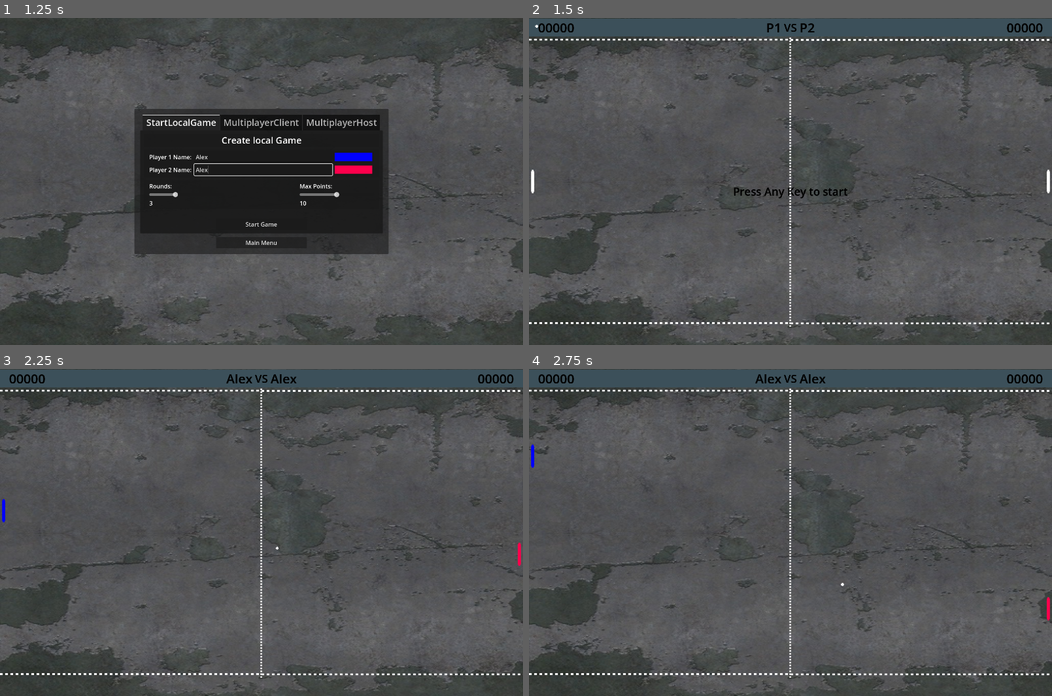
Above: before the commit, frames 1-4 (two rows, left to right).
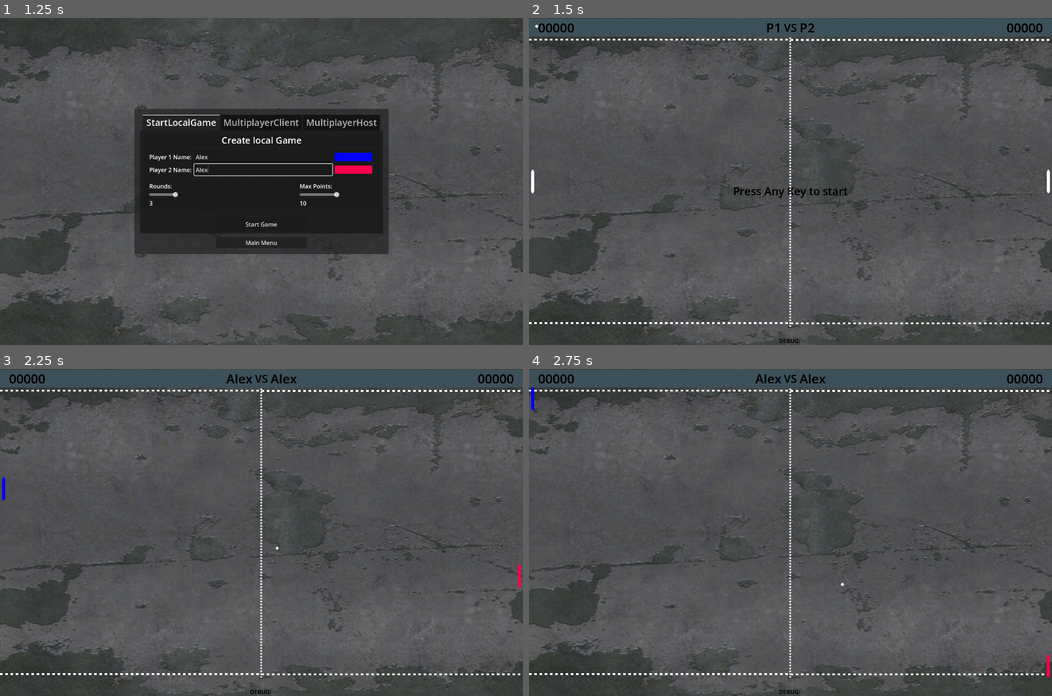
Above: after the commit, the same moments.

Repository: Fox-Alpha/Pong_Godot_4_Multiplayer
Game: Godot game, scene res://assets/Gui/MainMenu.tscn
Two runs of this game, one before a commit and one after it. Both use one fixed random seed, a clock stepped at 60 frames per second and the inputs below.
Inputs (mouse positions are in pixels of both pictures, inside the frame that each line leads up to):
- Up to frame 1 (1.25 s): click (261, 155) at 0.52 s; type "Alex" at 0.6 s; click (261, 168) at 0.75 s; type "Alex" at 0.83 s
- Up to frame 2 (1.5 s): click "Start Game" at 1.25 s
- Up to frame 3 (2.25 s): tap Enter at 2 s; move the mouse to (376, 516) at 2.02 s; hold W (p1_up) from 2.03 s (still down); hold Down (p2_down) from 2.03 s (still down); click (376, 516) at 2.17 s
- Up to frame 4 (2.75 s): keep holding W (p1_up); keep holding Down (p2_down)

Frame 1 is identical in both runs. In frame 2, 0.1% of the frame differs, in the area x 39-61%, y 51-100%; in frame 3, 0.2%; in frame 4, 0.2%, in the area x 0-100%, y 5-100%.

Commit message:
Add: Boundary Nodes for better Debugging without handle the ball with Paddles Add: Label for Debugging Values in Realtime

Diff:
--- a/assets/ui.tscn
+++ b/assets/ui.tscn
@@ -1,7 +1,8 @@
-[gd_scene load_steps=3 format=3 uid="uid://id75m5q4t5ga"]
+[gd_scene load_steps=4 format=3 uid="uid://id75m5q4t5ga"]
 
-[ext_resource type="Theme" uid="uid://bichyo3bvxum0" path="res://Assets/Resouces/pong_ui_theme.tres" id="1_o5g76"]
-[ext_resource type="Script" path="res://Scripts/ui.gd" id="1_t2nfm"]
+[ext_resource type="Theme" uid="uid://bichyo3bvxum0" path="res://assets/resources/pong_ui_theme.tres" id="1_o5g76"]
+[ext_resource type="Script" uid="uid://cvv6nm2otdpmj" path="res://scripts/ui.gd" id="1_t2nfm"]
+[ext_resource type="Script" uid="uid://qc5f6sore7n8" path="res://debug.gd" id="3_rvqgq"]
 
 [node name="UI" type="Control"]
 layout_mode = 3
@@ -106,3 +107,21 @@
 theme_override_font_sizes/font_size = 30
 text = "Press Any Key to start"
 horizontal_alignment = 1
+
+[node name="DebugControl" type="Control" parent="VBoxContainer"]
+layout_mode = 2
+size_flags_horizontal = 4
+size_flags_vertical = 8
+script = ExtResource("3_rvqgq")
+
+[node name="Debug" type="Label" parent="VBoxContainer/DebugControl"]
+layout_mode = 1
+anchors_preset = 12
+anchor_top = 1.0
+anchor_right = 1.0
+anchor_bottom = 1.0
+offset_top = -23.0
+grow_horizontal = 2
+grow_vertical = 0
+text = "DEBUG: "
+horizontal_alignment = 1
--- /dev/null
+++ b/debug.gd
@@ -0,0 +1,23 @@
+extends Control
+
+@onready var debug: Label = $Debug
+
+signal SetDebugText
+
+# Called when the node enters the scene tree for the first time.
+func _ready() -> void:
+	Game.DebugControl = self
+	SetDebugText.connect(_SetDebugText)
+	var screensize := get_viewport_rect()
+	var bottomcenter := Vector2( screensize.size.x / 2.0, screensize.size.y)
+	position = bottomcenter
+	pass # Replace with function body.
+
+
+# Called every frame. 'delta' is the elapsed time since the previous frame.
+func _process(_delta: float) -> void:
+	pass
+
+func _SetDebugText(DbgText : String) -> void:
+	debug.text = DbgText
+	pass
--- a/globals.gd
+++ b/globals.gd
@@ -13,6 +13,12 @@
 var GameScene : PackedScene = preload("res://Scenes/Pong_40.tscn")
 
 var playerdic : Dictionary = {"player1":"", "player2":"", "Rounds":1}
+
+var DebugControl : Control :
+	set (value):
+		DebugControl = value
+	get:
+		return DebugControl
 
 ##### Beispiel Setter / Getter
 #var sprite_offset : Vector2 = Vector2.ZERO :
--- a/scenes/Pong_40.tscn
+++ b/scenes/Pong_40.tscn
@@ -1,12 +1,16 @@
-[gd_scene load_steps=8 format=3 uid="uid://dkc3vognpleb1"]
+[gd_scene load_steps=10 format=3 uid="uid://dkc3vognpleb1"]
 
-[ext_resource type="Script" path="res://Scripts/pong.gd" id="1_mwuiw"]
-[ext_resource type="PackedScene" uid="uid://id75m5q4t5ga" path="res://Assets/ui.tscn" id="1_uc0f2"]
-[ext_resource type="PackedScene" uid="uid://c2ybwhakexc6j" path="res://Assets/Paddle/paddle_controller.tscn" id="2_disvp"]
-[ext_resource type="Texture2D" uid="uid://dssdoid3hbi0d" path="res://Assets/Images/bg.jpg" id="2_v27gq"]
-[ext_resource type="PackedScene" uid="uid://djj8j6o0w8386" path="res://Assets/Border.tscn" id="4_cuaoi"]
-[ext_resource type="PackedScene" uid="uid://bxoq0ug0n5lgs" path="res://Assets/Ball/ball_body.tscn" id="5_uf8eb"]
-[ext_resource type="Texture2D" uid="uid://juiob8lgj1sm" path="res://Assets/separator.png" id="6_vic1v"]
+[ext_resource type="Script" uid="uid://tja8mavrgl1p" path="res://scripts/pong.gd" id="1_mwuiw"]
+[ext_resource type="PackedScene" uid="uid://id75m5q4t5ga" path="res://assets/ui.tscn" id="1_uc0f2"]
+[ext_resource type="PackedScene" uid="uid://c2ybwhakexc6j" path="res://assets/paddle/paddle_controller.tscn" id="2_disvp"]
+[ext_resource type="Texture2D" uid="uid://dssdoid3hbi0d" path="res://assets/images/bg.jpg" id="2_v27gq"]
+[ext_resource type="PackedScene" uid="uid://djj8j6o0w8386" path="res://assets/Border.tscn" id="4_cuaoi"]
+[ext_resource type="PackedScene" uid="uid://bxoq0ug0n5lgs" path="res://assets/ball/ball_body.tscn" id="5_uf8eb"]
+[ext_resource type="Texture2D" uid="uid://juiob8lgj1sm" path="res://assets/separator.png" id="6_vic1v"]
+
+[sub_resource type="PhysicsMaterial" id="PhysicsMaterial_0xy4s"]
+
+[sub_resource type="WorldBoundaryShape2D" id="WorldBoundaryShape2D_2wuhs"]
 
 [node name="Pong" type="Node2D"]
 script = ExtResource("1_mwuiw")
@@ -60,9 +64,31 @@
 
 [node name="Left" parent="Paddles" instance=ExtResource("2_disvp")]
 unique_name_in_owner = true
+SPEED = 600.0
 playercolor = Color(0, 0.72549, 0.945098, 1)
 
 [node name="Right" parent="Paddles" instance=ExtResource("2_disvp")]
 unique_name_in_owner = true
+SPEED = 600.0
 PlayerPaddle = 1
 playercolor = Color(0.730376, 0.219538, 0.191373, 1)
+
+[node name="Debug" type="Node" parent="."]
+
+[node name="DbgLeft" type="StaticBody2D" parent="Debug"]
+position = Vector2(25, 0)
+rotation = 1.5708
+physics_material_override = SubResource("PhysicsMaterial_0xy4s")
+
+[node name="CollisionShape2D" type="CollisionShape2D" parent="Debug/DbgLeft"]
+shape = SubResource("WorldBoundaryShape2D_2wuhs")
+disabled = true
+
+[node name="DbgRight" type="StaticBody2D" parent="Debug"]
+position = Vector2(1434, 0)
+rotation = -1.5708
+physics_material_override = SubResource("PhysicsMaterial_0xy4s")
+
+[node name="CollisionShape2D" type="CollisionShape2D" parent="Debug/DbgRight"]
+shape = SubResource("WorldBoundaryShape2D_2wuhs")
+disabled = true
--- a/scripts/pong.gd
+++ b/scripts/pong.gd
@@ -2,7 +2,12 @@
 
 @onready var top = $Border/TopBorder/BorderCollision
 @onready var bottom = $Border/BottomBorder/BorderCollision
-
+@export var DebugBoundarys : bool = false :
+	set(value):
+		DebugBoundarys = value
+		EnableBoundarys(value)
+	get:
+		return DebugBoundarys
 
 
 # Called when the node enters the scene tree for the first time.
@@ -87,3 +92,13 @@
 		if(Game.waitForNextRound):
 			Game.waitForNextRound = false
 			Game.emit_signal("Next_Round_Started")
+
+func EnableBoundarys(value) -> void :
+	if is_inside_tree():
+		var dbg = get_tree().current_scene.get_node("Debug/DbgLeft/CollisionShape2D")
+	#$"../Debug/DbgLeft/CollisionShape2D"
+		dbg.set("disabled", !value)
+		dbg = get_tree().current_scene.get_node("Debug/DbgRight/CollisionShape2D")
+		dbg.set("disabled", !value)
+
+	pass
Not shown, added: debug.gd.uid
